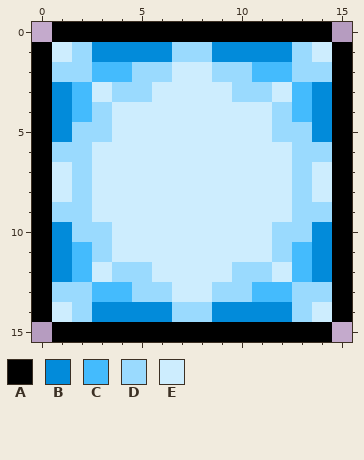
Edited in one commit: pixel-art sprite (Content/Buffs/Minions/GreatstaffOfHorusMinionBuff.png). Above: the version before the commit.
The file is 32x32 pixels, drawn in blocks of 2x2; one block is one cell here.
Palette (. is transparent): A #000000  B #028bda  C #44bbfd  D #9adafe  E #cdedfe
Pixels before, first column x 0:
 0 .AAAAAAAAAAAAAA.
 1 AEDBBBBDDBBBBDEA
 2 ADDCCDDEEDDCCDDA
 3 ABCEDDEEEEDDECBA
 4 ABCDEEEEEEEEDCBA
 5 ABDDEEEEEEEEDDBA
 6 ADDEEEEEEEEEEDDA
 7 AEDEEEEEEEEEEDEA
 8 AEDEEEEEEEEEEDEA
 9 ADDEEEEEEEEEEDDA
10 ABDDEEEEEEEEDDBA
11 ABCDEEEEEEEEDCBA
12 ABCEDDEEEEDDECBA
13 ADDCCDDEEDDCCDDA
14 AEDBBBBDDBBBBDEA
15 .AAAAAAAAAAAAAA.
Once edited:
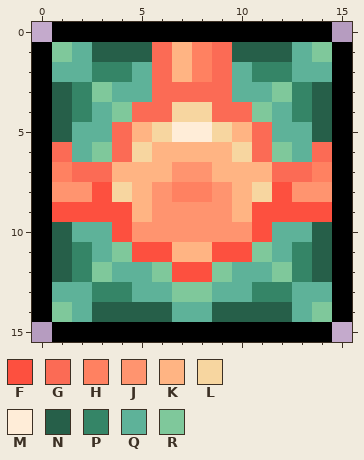
Colours new in this view: F #fd503f  G #fb6b55  H #ff8161  J #ff946f  K #ffb483  L #f7d6a0  M #ffedd8  N #265f49  P #358567  Q #5eb299  R #7fc89b
Changes in this commit:
Changed rows in their new state; - is an unchanged pixel.
first column x 1:
 1 RQNNNGKHGNNNQR
 2 QQPPQGKHGQPPQQ
 3 NPRQQGGGGQQRPN
 4 NPQRGGLLGGRQPN
 5 NQQGKLMMLKGQQN
 6 GQRGLKKKKLGRQG
 7 HGGKKKJJKKKGGH
 8 JJFLKJHHJKLFJJ
 9 FFFFKJJJJKFFFF
10 NQQFJJJJJJFQQN
11 NPQRFFKKFFRQPN
12 NPRQQRFFRQQRPN
13 QQPPQQRRQQPPQQ
14 RQNNNNQQNNNNQR
